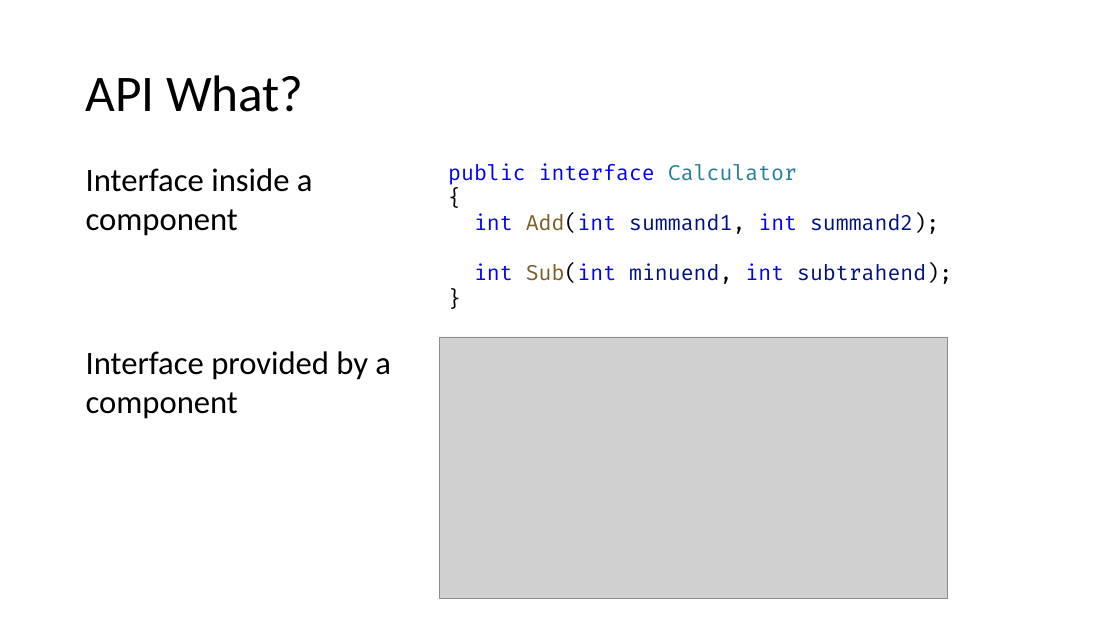
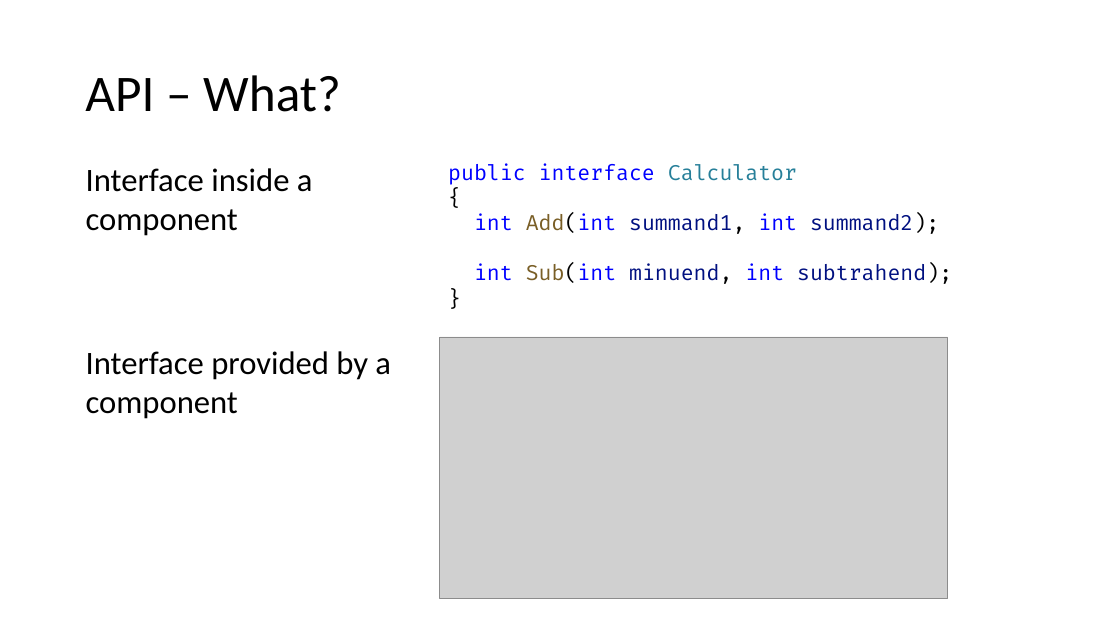
Before and after one commit to danielwagn3r/apimgmt-workshop, a slide deck: slide 2 of API Gateway.pptx (slide 3 before the commit). Drawn at 1120x630 pixels with LibreOffice and Linux fonts; fonts in the diff are those of the drawing; grey boxes stand for pictures. Boxes give left, top, right and bottom in pixels: in the first picture for what was removed or moved away, otherwise in the second. Text is boxed around its words. In the diff, an @@ line names an element or a change of style, - is before the commit and + after.

```diff
--- a/API Gateway.pptx
+++ b/API Gateway.pptx
@@ title at bbox=[85, 75, 341, 112]: text changed @@
-API What?
+API – What?
```
Also in this commit, not shown: 7 other slides changed, 22 slides added, 2 slides removed, 1 other file.
